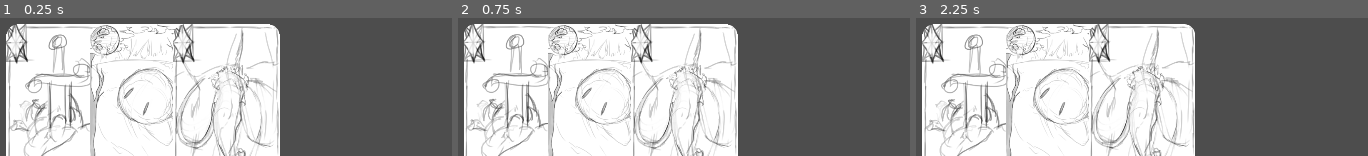
Above: before the commit, frames 1-3 (left to right).
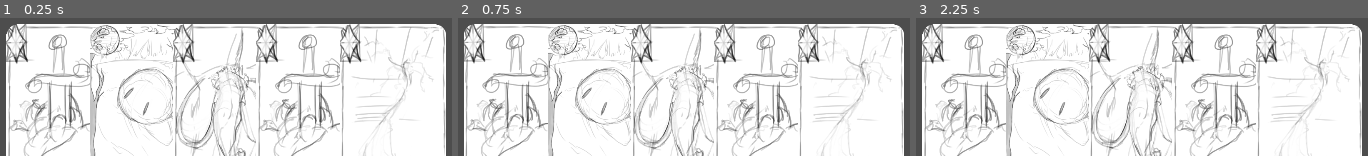
Above: after the commit, the same moments.

Repository: LuisLasbelin/LudumDare55
Game: Godot game, scene res://scenes/game_screen.tscn
The game is run twice, just before and just after one commit, with the same random seed, the same clock (stepped at 60 frames per second) and the same inputs. The engine's default icon, where the game draws it, is replaced by a stand-in: a white triangle on a blue panel in a dark square.
Inputs (mouse positions are in pixels of both pictures, inside the frame that each line leads up to):
- Up to frame 1 (0.25 s): no input
- Up to frame 2 (0.75 s): tap Enter at 0.5 s; move the mouse to (516, 103) at 0.52 s; press the mouse at (516, 103) at 0.53 s
- Up to frame 3 (2.25 s): tap Space at 1.25 s; move the mouse to (1060, 103) at 1.27 s; release the mouse at (1060, 103) at 1.28 s; click (1060, 103) at 1.35 s; tap Enter at 2 s; move the mouse to (1142, 103) at 2.02 s; press the mouse at (1142, 103) at 2.03 s

The runs differ from the first frame. In frame 1, 37% of the frame differs, in the area x 56-99%, y 4-100%; in frame 2, 37%; in frame 3, 37%.

Commit message:
FIX: effects with string

Diff:
--- /dev/null
+++ b/assets/cards/acid/Acid.tres
@@ -0,0 +1,12 @@
+[gd_resource type="Resource" script_class="CardData" load_steps=4 format=3 uid="uid://csww72dbjtog3"]
+
+[ext_resource type="PackedScene" uid="uid://btvlvf70jvm7m" path="res://assets/cards/acid/node.tscn" id="1_lodfa"]
+[ext_resource type="Texture2D" uid="uid://udh7fhwf1nay" path="res://assets/sprites/acido.png" id="2_bbo8w"]
+[ext_resource type="Script" path="res://scripts/cards/CardData.gd" id="3_5yki0"]
+
+[resource]
+script = ExtResource("3_5yki0")
+title = "Acid"
+image = ExtResource("2_bbo8w")
+text = "Empower a slime or destroy other creatures"
+card_effect_node = ExtResource("1_lodfa")
--- /dev/null
+++ b/assets/cards/acid/node.tscn
@@ -0,0 +1,7 @@
+[gd_scene load_steps=2 format=3 uid="uid://btvlvf70jvm7m"]
+
+[ext_resource type="Script" path="res://scripts/cards/EffectCard.gd" id="1_rlxjt"]
+
+[node name="CardEffect" type="Node"]
+script = ExtResource("1_rlxjt")
+effect = "acid"
--- a/assets/cards/electrify/Electrify.tres
+++ b/assets/cards/electrify/Electrify.tres
@@ -1,6 +1,6 @@
 [gd_resource type="Resource" script_class="CardData" load_steps=4 format=3 uid="uid://csww72dbjtog3"]
 
-[ext_resource type="PackedScene" uid="uid://bigf7psya6ac" path="res://assets/cards/freeze/node.tscn" id="1_lodfa"]
+[ext_resource type="PackedScene" uid="uid://bigf7psya6ac" path="res://assets/cards/electrify/node.tscn" id="1_sdxn6"]
 [ext_resource type="Texture2D" uid="uid://cgeyxre7546ln" path="res://assets/sprites/electricidad.png" id="2_0xxt7"]
 [ext_resource type="Script" path="res://scripts/cards/CardData.gd" id="3_5yki0"]
 
@@ -9,4 +9,4 @@
 title = "Zap"
 image = ExtResource("2_0xxt7")
 text = "Electrifies a creature"
-card_effect_node = ExtResource("1_lodfa")
+card_effect_node = ExtResource("1_sdxn6")
--- a/assets/cards/electrify/node.tscn
+++ b/assets/cards/electrify/node.tscn
@@ -1,7 +1,7 @@
-[gd_scene load_steps=2 format=3 uid="uid://bigf7psya6ac"]
+[gd_scene load_steps=2 format=3 uid="uid://bigf7psya6ab"]
 
 [ext_resource type="Script" path="res://scripts/cards/EffectCard.gd" id="1_rlxjt"]
 
 [node name="CardEffect" type="Node"]
 script = ExtResource("1_rlxjt")
-effect = 1
+effect = "zap"
--- a/scripts/StartGame.gd
+++ b/scripts/StartGame.gd
@@ -7,3 +7,5 @@
 	GameState.draw_card()
 	GameState.draw_card()
 	GameState.draw_card()
+	GameState.draw_card()
+	GameState.draw_card()
--- a/scripts/autoload/AL_GameState.gd
+++ b/scripts/autoload/AL_GameState.gd
@@ -5,10 +5,6 @@
 var electrify = load("res://assets/cards/electrify/Electrify.tres")
 var freeze = load("res://assets/cards/freeze/Freeze.tres")
 
-enum Effects {
-	ICE,
-	ZAP
-}
 
 signal drawn_card(card : CardData)
 @export var current_mana : int = 0
--- a/scripts/autoload/CardsEffectsManager.gd
+++ b/scripts/autoload/CardsEffectsManager.gd
@@ -26,7 +26,7 @@
 	return false
 
 
-func add_effect(effect : GameState.Effects, creature : Creature):
+func add_effect(effect : String, creature : Creature):
 	GameState.current_mana += creature.get_mana()
 	creature.effects.append(effect)
 	print("DEBUG: ", creature.name, " now has ", effect)
--- a/scripts/cards/EffectCard.gd
+++ b/scripts/cards/EffectCard.gd
@@ -2,7 +2,7 @@
 class_name EffectCard
 
 
-@export var effect : GameState.Effects
+@export var effect : String
 
 func use(areas : Array[Area2D]) -> bool:
 	for area in areas:
--- a/scripts/creatures/Creature.gd
+++ b/scripts/creatures/Creature.gd
@@ -3,7 +3,7 @@
 
 
 var data : CreatureData
-var effects : Array[GameState.Effects] = []
+var effects : Array[String] = []
 
 
 func ready():
@@ -16,8 +16,8 @@
 func get_mana() -> int:
 	var multiplier = 1
 	var added = 0
-	if effects.has(GameState.Effects.ZAP):
+	if effects.has("zap"):
 		multiplier += 0.2
-	if effects.has(GameState.Effects.ZAP) and effects.has(GameState.Effects.ICE):
+	if effects.has("zap") and effects.has("ice"):
 		multiplier += 1
 	return ceil((data.mana_on_sacrifice + added) * multiplier)
